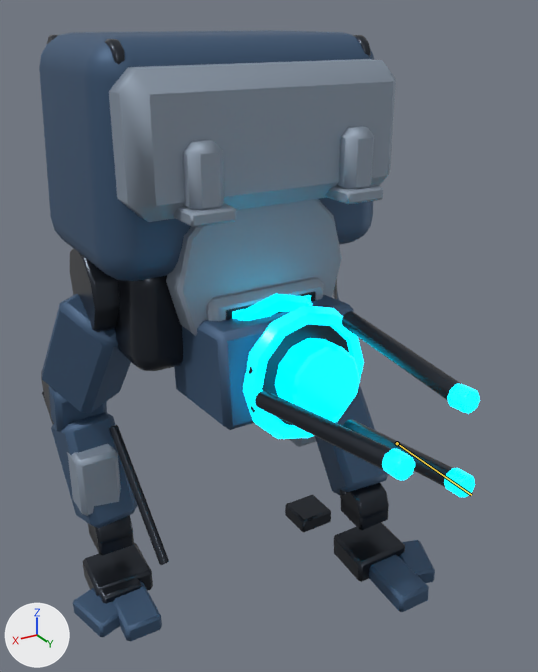
Before and after pictures for a commit that changed the FBX model unity/RogueCommandAssetAuthoring/Assets/RogueCommandExpansionSample/Models/ArcLanceWalker.fbx.
Before and after are seen from a camera (50 mm lens) standing at (1.3, 2.61, 2.41) and looking at (-0.07, 0.33, 1.27). Lighting does not change. The marker at lower left points along +X, +Y and +Z. The picture after the commit comes second. Both versions are drawn at frame 1 of the action 'Drive'; the numbers are the values there. The bones that change are drawn over the model as lines.

Names of what the first picture shows: 'ArcLanceWalker_Batch_Emissive', 'ArcLanceWalker_Batch_Gunmetal', 'ArcLanceWalker_Batch_LightArmor', 'ArcLanceWalker_Batch_PrimaryArmor'.
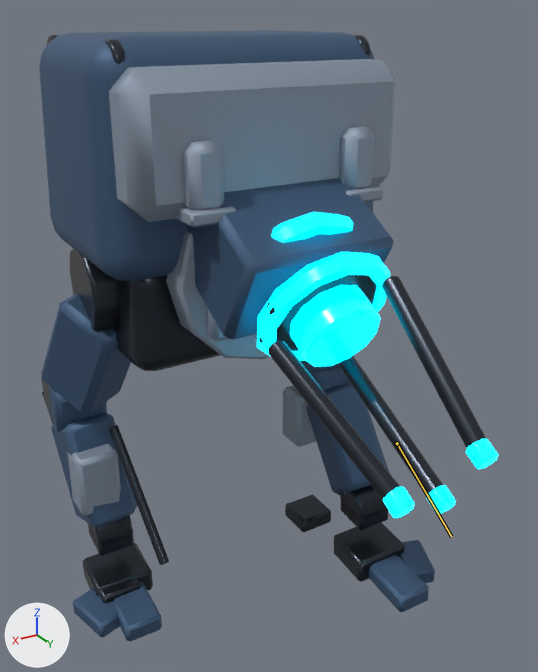
What differs and where, as boxes (x1, y1, x2, y2) in the pictures (538 x 672 px):
'ArcLanceWalker_Batch_PrimaryArmor', posed: (39, 30, 435, 641) in both
'ArcLanceWalker_Batch_Gunmetal', posed: before (41, 35, 461, 604); after (41, 35, 486, 604)
'ArcLanceWalker_Batch_Emissive', posed (50% taller): before (232, 294, 480, 497); after (257, 212, 499, 518)
bone 'Bone_TurretPitch', root to tip: before (397, 443) to (471, 495); after (397, 443) to (451, 536)

What changed in the scene script:
```text
Change bone_bone_turretpitch:
    where bone_bone_turretpitch = bpy.data.objects['ArcLanceWalker_Armature'].pose.bones['Bone_TurretPitch']  # child of 'Bone_TurretYaw'
    bone_bone_turretpitch.rotation_quaternion: (1.0, 0.0, 0.0, 0.0) -> (0.956, -0.292, 0.0, 0.0)  # degrees (0, 0, 0) -> degrees (-34, 0, 0)
```
